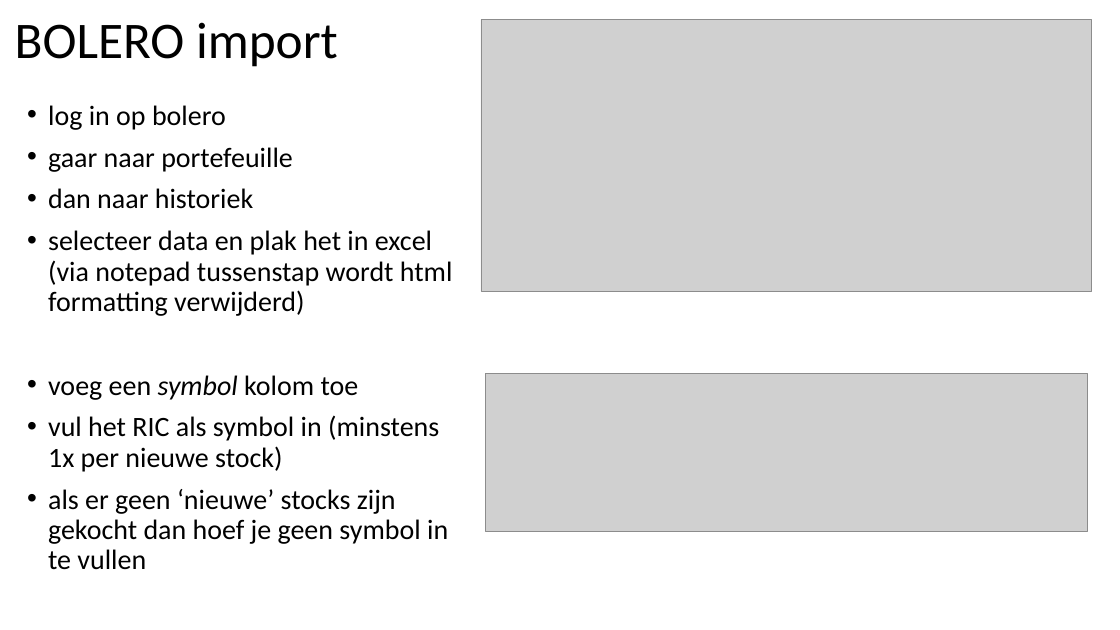
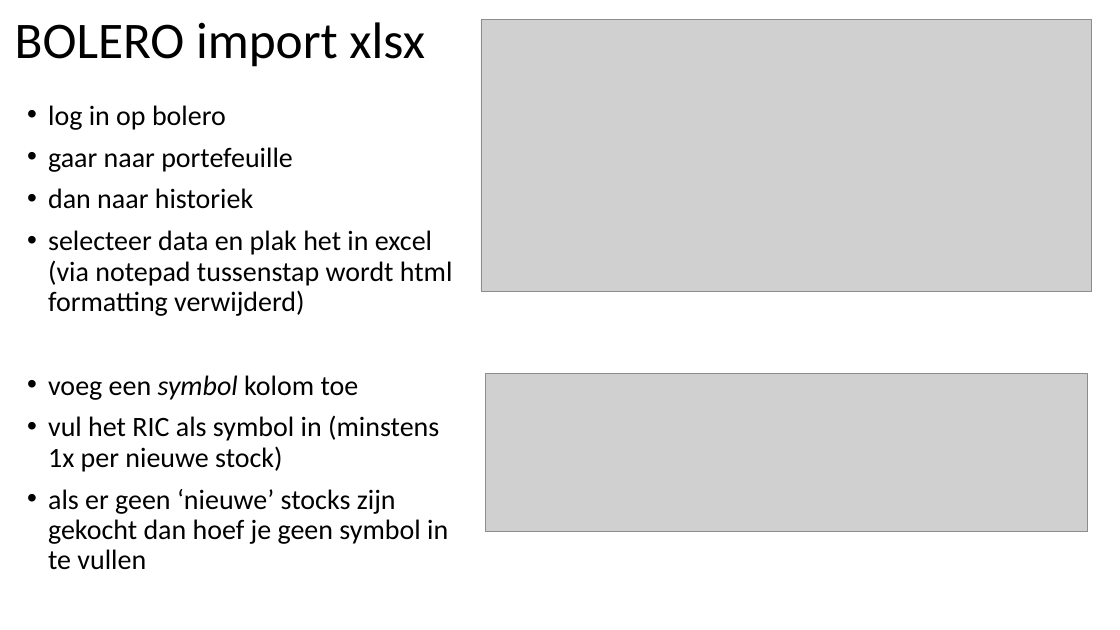
Before and after one commit to jorritvm/stocks_dashboard, a slide deck: slide 4 of doc/stock_dashboard_documentation.pptx. Drawn at 1120x630 pixels with LibreOffice and Linux fonts; fonts in the diff are those of the drawing; grey boxes stand for pictures. Boxes give left, top, right and bottom in pixels: in the first picture for what was removed or moved away, otherwise in the second. Text is boxed around its words. In the diff, an @@ line names an element or a change of style, - is before the commit and + after.

```diff
--- a/doc/stock_dashboard_documentation.pptx
+++ b/doc/stock_dashboard_documentation.pptx
@@ title at bbox=[15, 22, 425, 67]: text changed @@
-BOLERO import
+BOLERO import xlsx
```
Also in this commit, not shown: 1 slide added, 4 other files.
